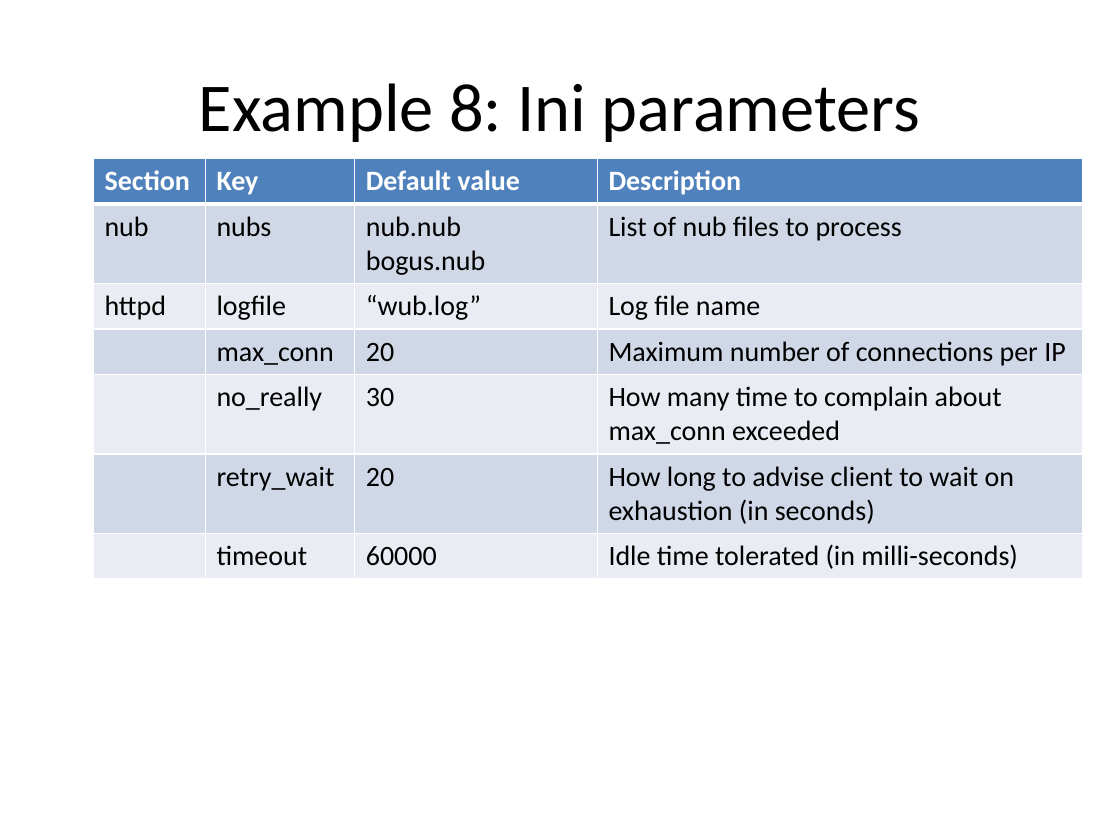
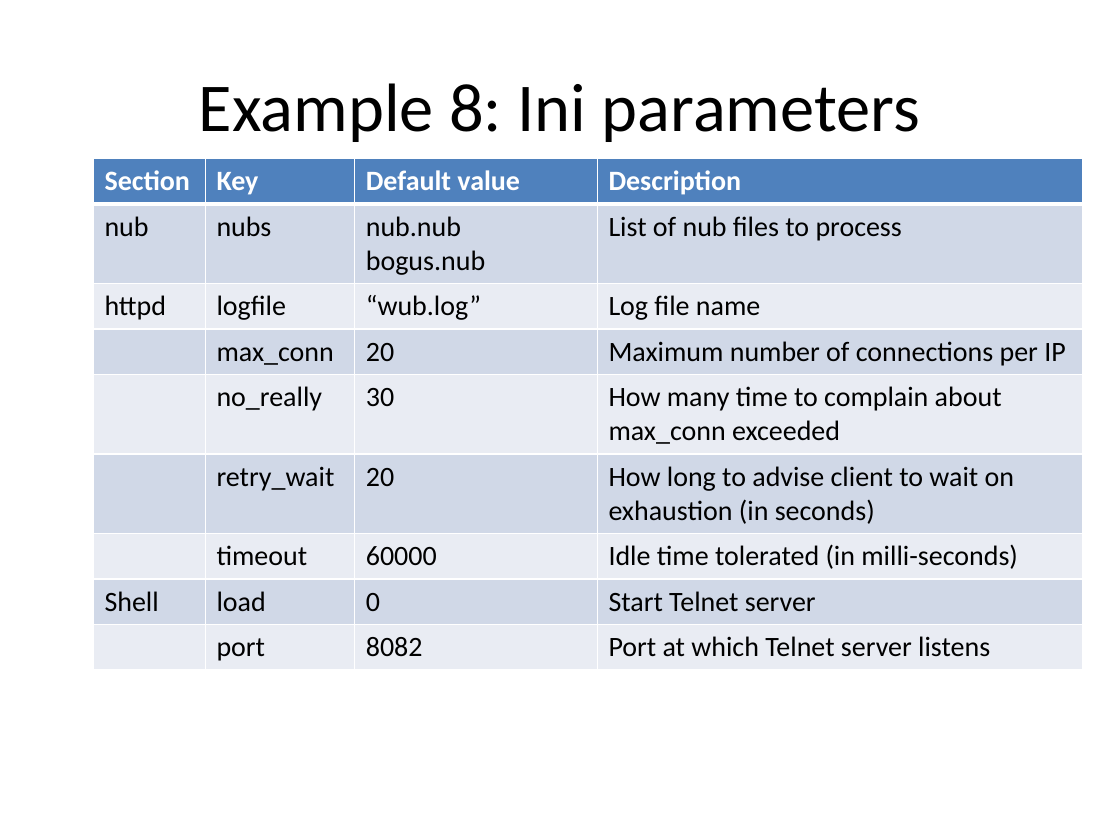
Before and after one commit to jdc8/wubwikit, a slide deck: slide 44 of wubexamples/Lets_Wub.pptx. Drawn at 1120x840 pixels with LibreOffice and Linux fonts; fonts in the diff are those of the drawing; background and template pictures are left out. Boxes give left, top, right and bottom in pixels: in the first picture for what was removed or moved away, otherwise in the second. Text is boxed around its words. In the diff, an @@ line names an element or a change of style, - is before the commit and + after.

Commit message:
Adapted for Wub Shell changes

```diff
--- a/wubexamples/Lets_Wub.pptx
+++ b/wubexamples/Lets_Wub.pptx
@@ table at (93, 159, 1082, 666) @@
+row 8: Shell | load | 0 | Start Telnet server
+row 9:  | port | 8082 | Port at which Telnet server listens
```
Also in this commit, not shown: 2 other slides changed.
